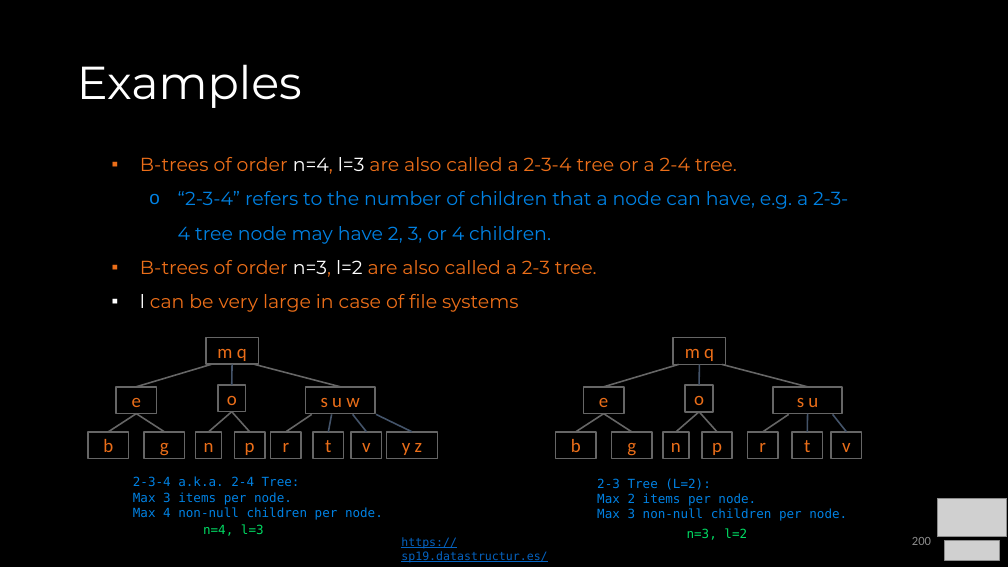
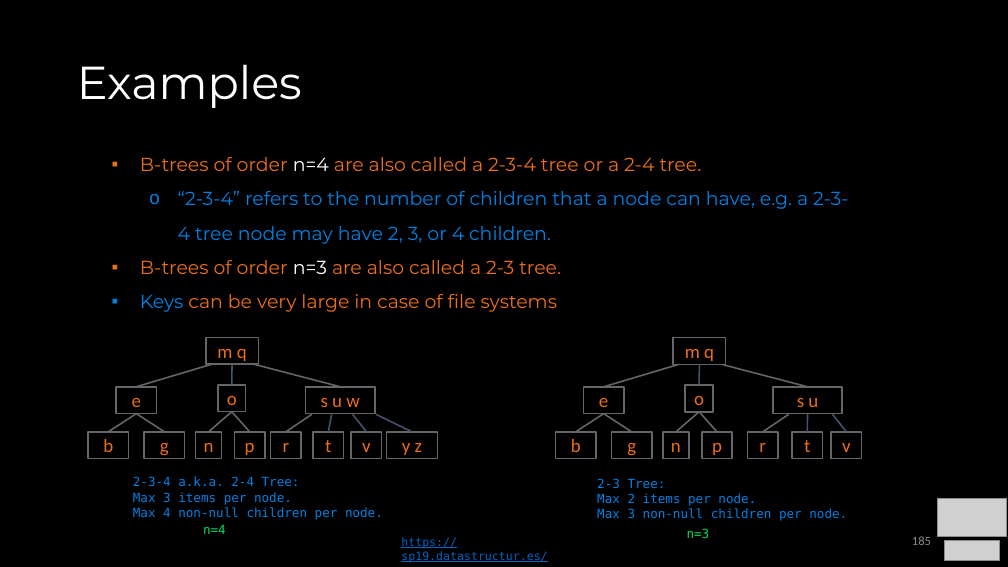
Before and after one commit to COP3530/Instructional-Content, a slide deck: slide 185 of Slides/Slides-PPT/4 - Balanced Trees.pptx (slide 200 before the commit). Drawn at 1008x567 pixels with LibreOffice and Linux fonts; fonts in the diff are those of the drawing; grey boxes stand for pictures. Boxes give left, top, right and bottom in pixels: in the first picture for what was removed or moved away, otherwise in the second. Text is boxed around its words. In the diff, an @@ line names an element or a change of style, - is before the commit and + after.

```diff
--- a/Slides/Slides-PPT/4 - Balanced Trees.pptx
+++ b/Slides/Slides-PPT/4 - Balanced Trees.pptx
@@ text at [140,157,702,171]: text changed @@
-▪ B-trees of order n=4, l=3 are also called a 2-3-4 tree or a 2-4 tree.
+▪ B-trees of order n=4 are also called a 2-3-4 tree or a 2-4 tree.
@@ text at [140,260,561,312]: text changed @@
-▪ B-trees of order n=3, l=2 are also called a 2-3 tree.
-▪ l can be very large in case of file systems
+▪ B-trees of order n=3 are also called a 2-3 tree.
+▪ Keys can be very large in case of file systems
@@ text at [597,478,756,506]: text changed @@
-2-3 Tree (L=2):
-Max 2 items per node.
+2-3 Tree:
+Max 2 items per node.
@@ text at [203,525,226,534]: text changed @@
-n=4, l=3
+n=4
@@ text at [687,528,710,538]: text changed @@
-n=3, l=2
+n=3
@@ page number at [912,536,931,545]: text changed @@
-200
+185
```
Also in this commit, not shown: 26 other slides changed, 3 slides added, 3 slides removed, 1 other file.
